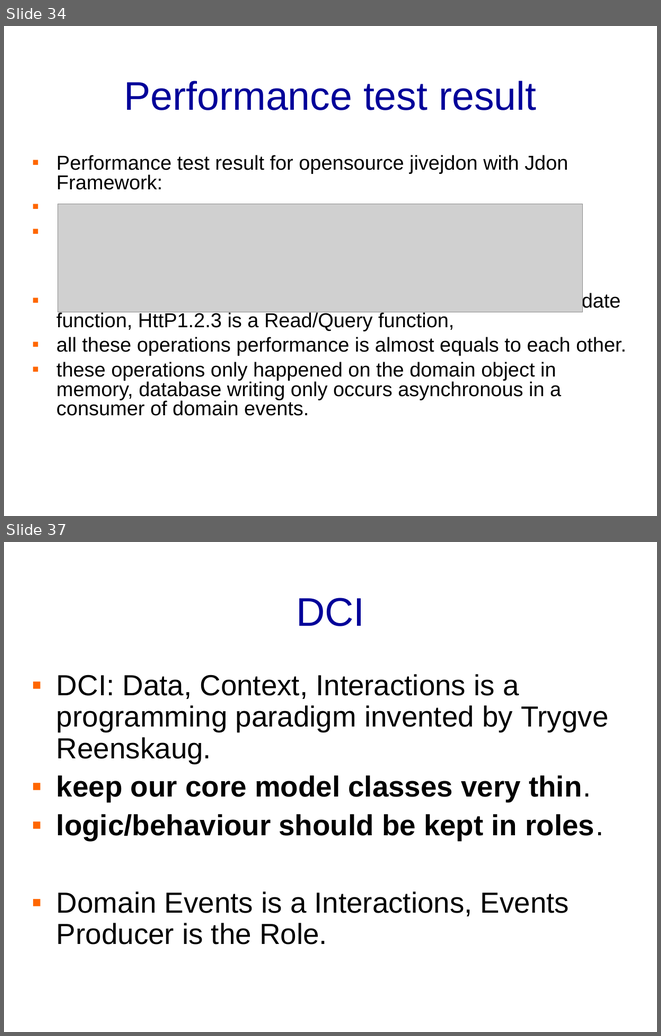
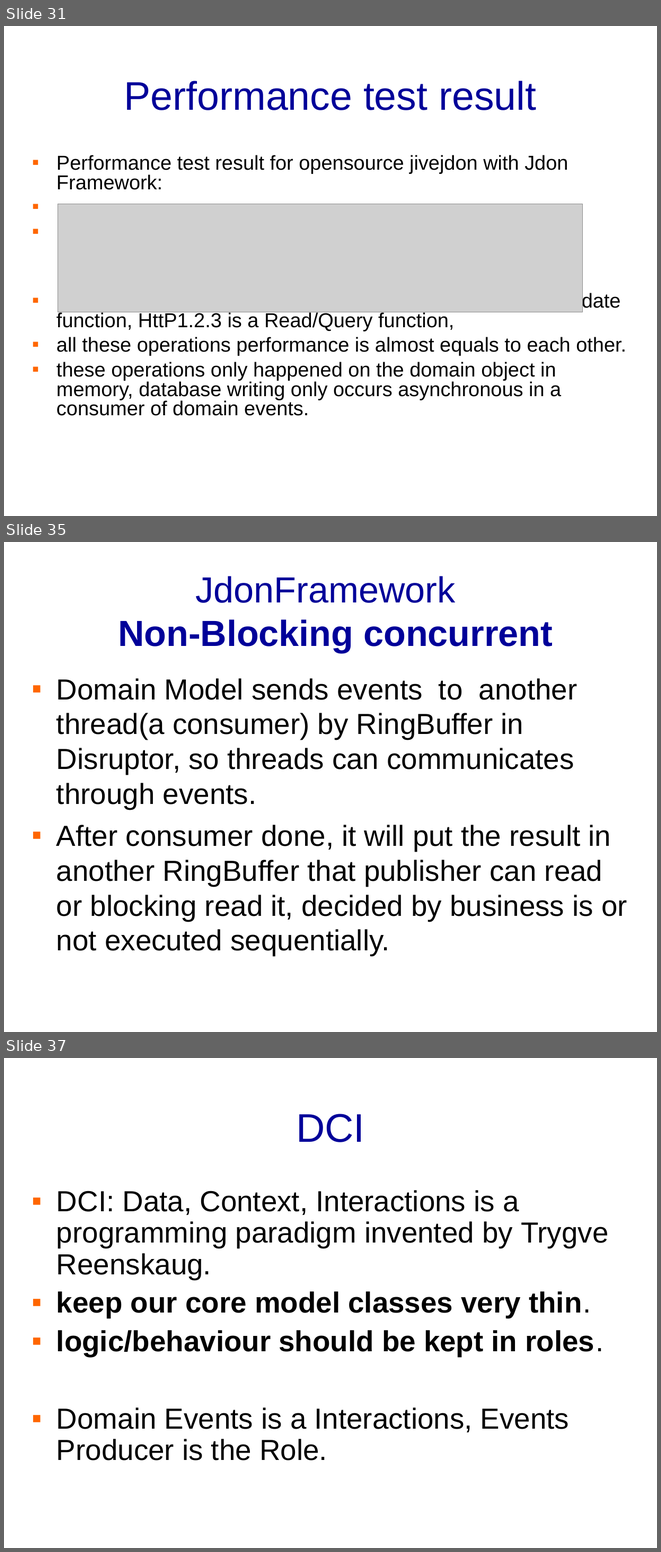
Before and after one commit to banq/jdonframework, a slide deck: doc/english/JdonFramework.ppt. Shown one above the other, each under a label of ours: slides 34 and 37 before the commit, slides 31, 35 and 37 after it; the slides between them are not shown. The pictures are 661x1036 and 661x1552 pixels, drawn with LibreOffice and Linux fonts; fonts in the diff are those of the drawing; grey boxes stand for pictures; background and template pictures are left out. Boxes give left, top, right and bottom in pixels: in the first picture for what was removed or moved away, otherwise in the second. Text is boxed around its words. In the diff, an @@ line names an element or a change of style, - is before the commit and + after.

```diff
--- a/doc/english/JdonFramework.ppt
+++ b/doc/english/JdonFramework.ppt
@@ slide 35 added at <box>4,542,657,1032</box>, background picture (left out) @@
@@ title added at <box>118,576,553,653</box>, 40 pt, text #000099, bold @@
+JdonFramework
+Non-Blocking concurrent
@@ text added at <box>56,678,627,955</box>, 32 pt, text #000000 @@
+▪ Domain Model sends events to another thread(a consumer) by RingBuffer in Disruptor, so threads can communicates through events.
+▪ After consumer done, it will put the result in another RingBuffer that publisher can read or blocking read it, decided by business is or not executed sequentially.
@@ what was slide 34 is now slide 31 @@
```
Also in this commit, not shown: 4 slides changed, 1 other slide added, 1 slide removed, 4 other files.
